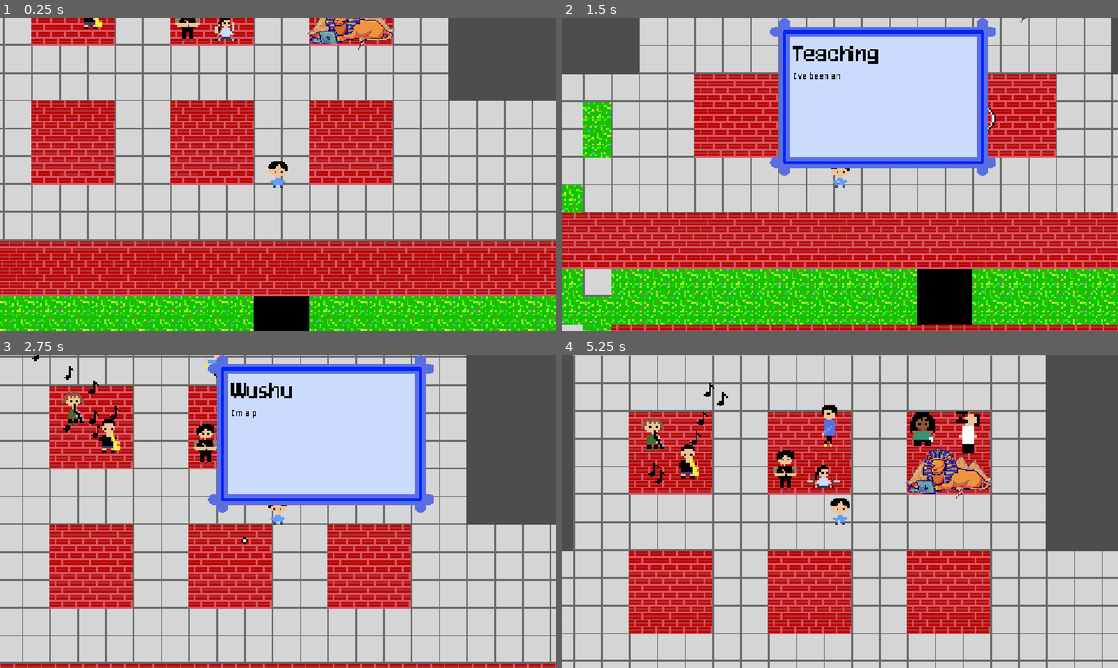
Above: before the commit, frames 1-4 (two rows, left to right).
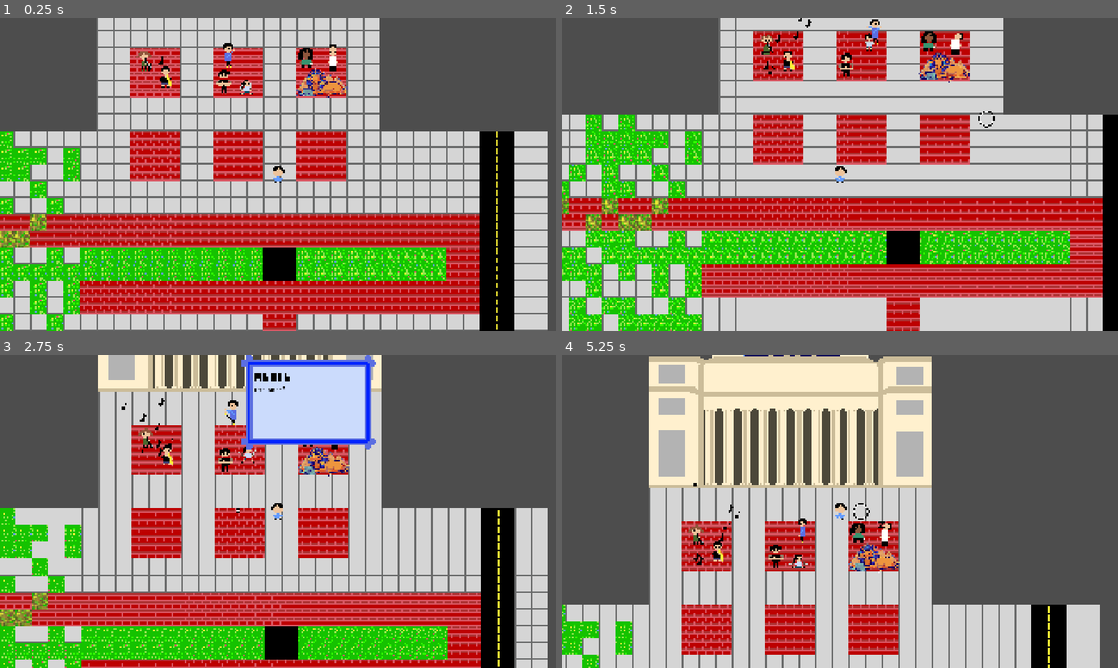
Above: after the commit, the same moments.

Repository: Frankanator8/website
Game: Godot game, scene res://scenes/main.tscn
Same seed, same stepped clock (60 frames per second), same inputs: the game is played once before the commit and once after it.
Inputs (mouse positions are in pixels of both pictures, inside the frame that each line leads up to):
- Up to frame 1 (0.25 s): no input
- Up to frame 2 (1.5 s): move the mouse to (634, 143) at 0.52 s; click (634, 143) at 0.67 s; move the mouse to (995, 118) at 1.27 s; click (995, 118) at 1.42 s
- Up to frame 3 (2.75 s): move the mouse to (227, 452) at 2.02 s; click (227, 452) at 2.17 s
- Up to frame 4 (5.25 s): move the mouse to (650, 426) at 2.77 s; click (650, 426) at 2.92 s; move the mouse to (917, 439) at 3.52 s; click (917, 439) at 3.67 s; move the mouse to (1040, 511) at 4.27 s; click (1040, 511) at 4.42 s; move the mouse to (867, 511) at 5.02 s; click (867, 511) at 5.17 s

The runs differ from the first frame. In frame 1, 76% of the frame differs, in the area x 0-100%, y 0-100%; in frame 2, 81%; in frame 3, 73%; in frame 4, 74%.

Commit message:
Better support for smaller screens and mobile

Diff:
--- a/project.godot
+++ b/project.godot
@@ -24,7 +24,6 @@
 
 window/size/mode=3
 window/stretch/mode="canvas_items"
-window/stretch/aspect="expand"
 
 [gui]
 
--- a/scenes/main.tscn
+++ b/scenes/main.tscn
@@ -3,6 +3,7 @@
 [ext_resource type="TileSet" uid="uid://c72fcjygsogj7" path="res://resources/overworld.tres" id="1_0wfyh"]
 [ext_resource type="Texture2D" uid="uid://cpufuqvtc0205" path="res://assets/tiles/roadempty.png" id="2_tbgi4"]
 [ext_resource type="Script" uid="uid://vkfk3yur3q6" path="res://scripts/selector.gd" id="3_sugp2"]
+[ext_resource type="Script" uid="uid://cgv4ra00p2dat" path="res://scripts/camera_2d.gd" id="4_dp3eg"]
 [ext_resource type="PackedScene" uid="uid://dm1nkiwuc7uap" path="res://scenes/selection_pointer.tscn" id="4_jyhfs"]
 [ext_resource type="PackedScene" uid="uid://cwwy4ebbrxbxu" path="res://scenes/info_area.tscn" id="6_tefeu"]
 [ext_resource type="PackedScene" uid="uid://br13kcce0uakl" path="res://scenes/player.tscn" id="6_ya4ey"]
@@ -493,7 +494,10 @@
 metadata/_edit_group_ = true
 
 [node name="Camera2D" type="Camera2D" parent="Player" unique_id=288194157]
+rotation = 1.5707964
+ignore_rotation = false
 zoom = Vector2(3.6, 3.6)
+script = ExtResource("4_dp3eg")
 
 [node name="Selector" type="Node2D" parent="." unique_id=280462524 node_paths=PackedStringArray("player")]
 script = ExtResource("3_sugp2")
--- /dev/null
+++ b/scripts/camera_2d.gd
@@ -0,0 +1,27 @@
+extends Camera2D
+
+@export var base_resolution: Vector2i = Vector2i(1920, 1080)
+
+func _ready() -> void:
+	# 1. Enable Godot's built-in black bar scaling programmatically
+	get_window().content_scale_mode = Window.CONTENT_SCALE_MODE_CANVAS_ITEMS
+	get_window().content_scale_aspect = Window.CONTENT_SCALE_ASPECT_KEEP
+
+	# 2. Connect to the window resizing signal
+	get_viewport().size_changed.connect(_on_window_resized)
+
+	# 3. Run once at startup
+	_on_window_resized()
+
+func _on_window_resized() -> void:
+	var window_size := get_window().size
+	var is_portrait := window_size.y > window_size.x
+
+	if is_portrait:
+		rotation_degrees = 90
+		# Swap the base resolution so black bars calculate correctly for a vertical screen
+		get_window().content_scale_size = Vector2i(base_resolution.y, base_resolution.x)
+	else:
+		rotation_degrees = 0
+		# Restore standard landscape base resolution
+		get_window().content_scale_size = base_resolution
Not shown, added: scripts/camera_2d.gd.uid
